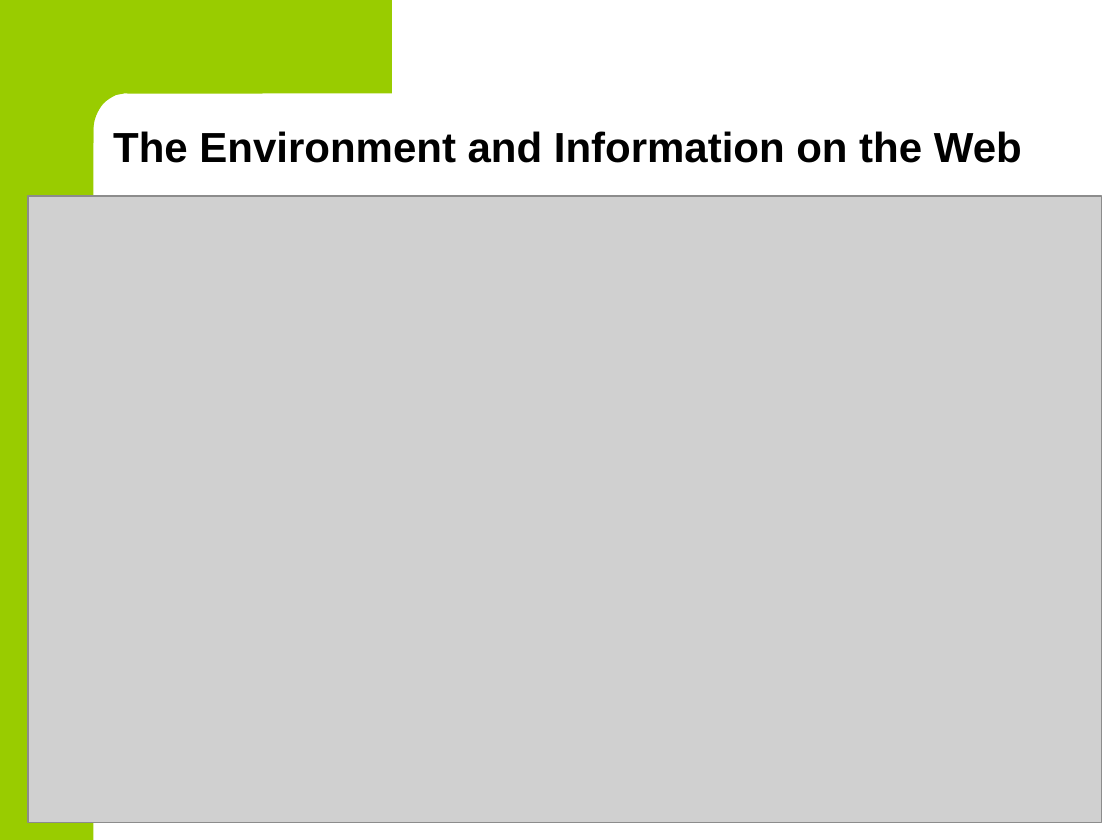
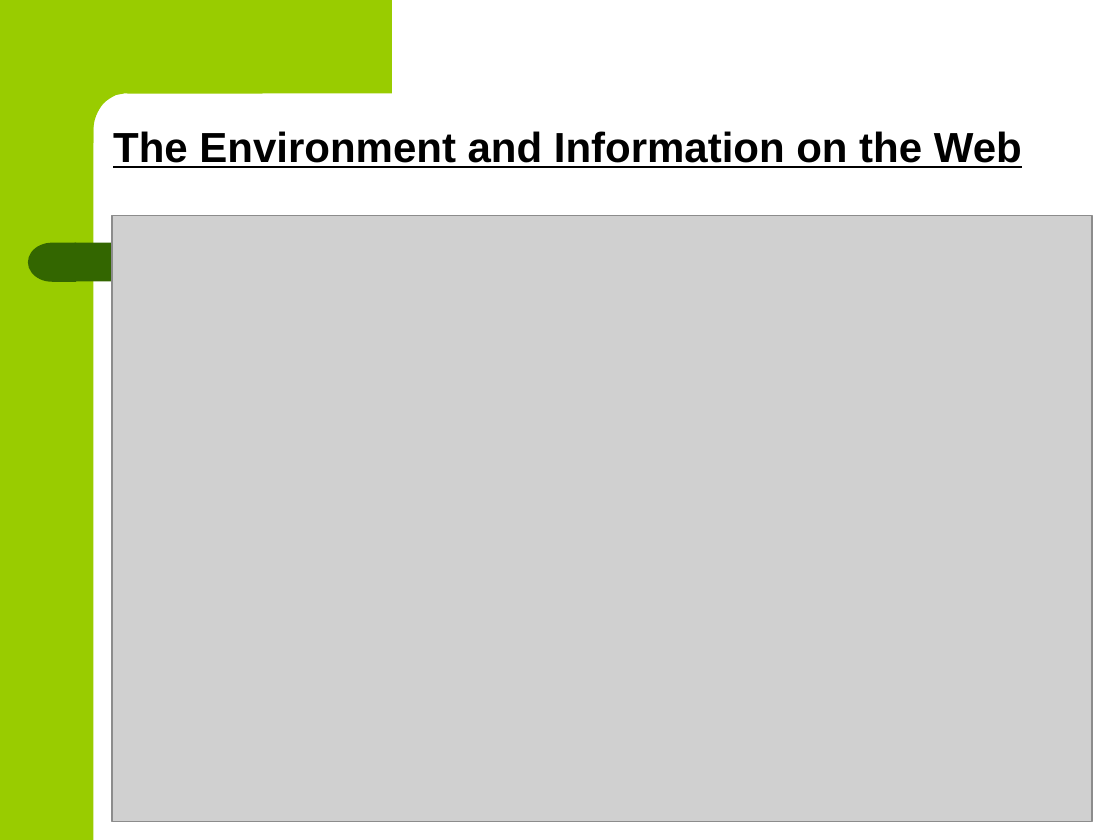
Before and after one commit to BackupTheBerlios/czsem-svn, a slide deck: slide 3 of trunk/docs/papers/20090202_eEnvironment_Prague/slides_DedekVojtas_e-envi2009.ppt (slide 2 before the commit). Drawn at 1120x840 pixels with LibreOffice and Linux fonts; fonts in the diff are those of the drawing; grey boxes stand for pictures. Boxes give left, top, right and bottom in pixels: in the first picture for what was removed or moved away, otherwise in the second. Text is boxed around its words. In the diff, an @@ line names an element or a change of style, - is before the commit and + after.

```diff
--- a/trunk/docs/papers/20090202_eEnvironment_Prague/slides_DedekVojtas_e-envi2009.ppt
+++ b/trunk/docs/papers/20090202_eEnvironment_Prague/slides_DedekVojtas_e-envi2009.ppt
@@ text "The Environment and Information on ..." at (x1=113, y1=131, x2=1022, y2=168): underline on @@
@@ picture resized from (x1=28, y1=196, x2=1101, y2=823) to (x1=112, y1=215, x2=1092, y2=821) @@
@@ rounded rectangle added at (x1=75, y1=243, x2=934, y2=282), fill #336600 @@
```
Also in this commit, not shown: 4 other slides changed, 6 slides added, 1 slide removed, 1 other file.
